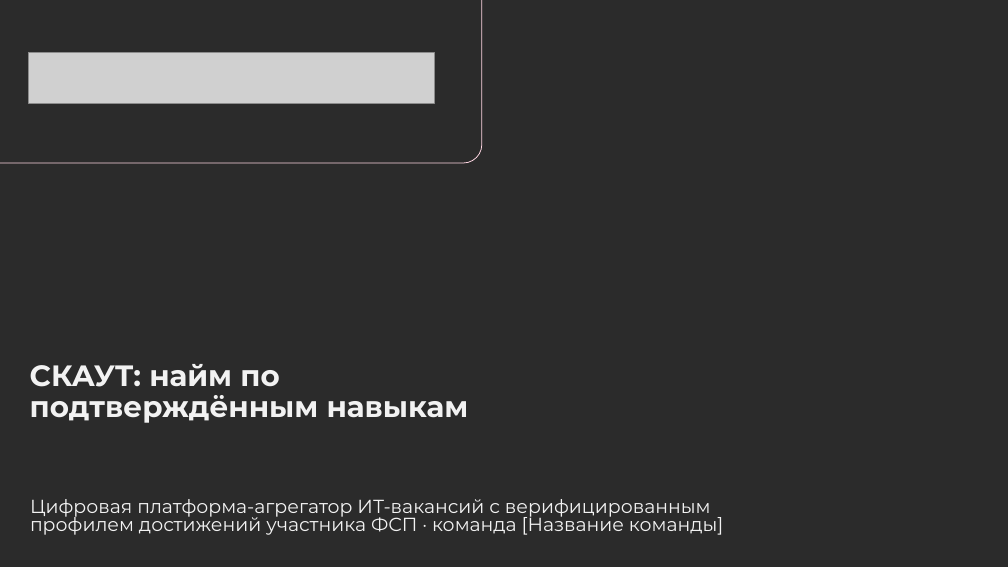
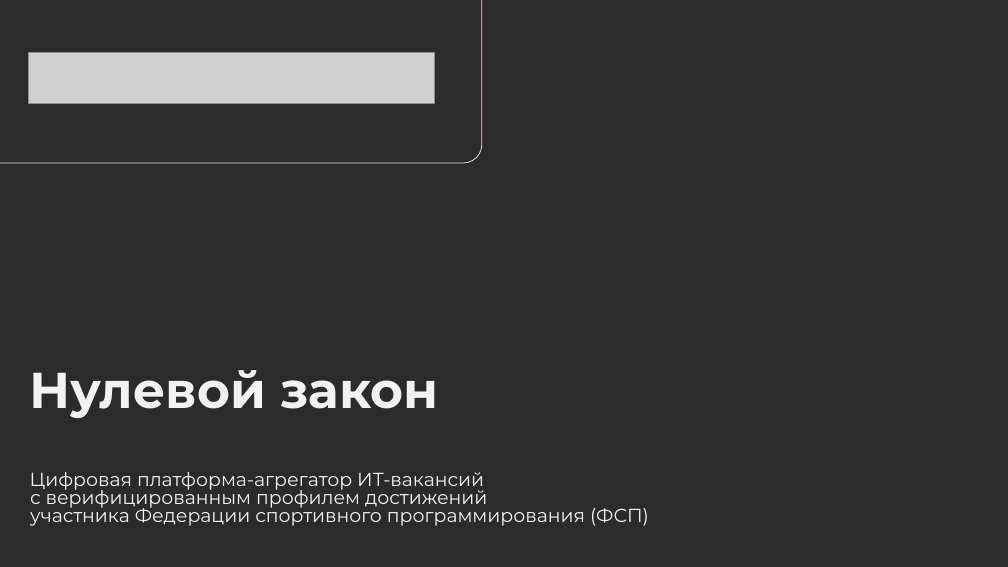
Before and after one commit to Egor2809/fsp-scout, a slide deck: slide 1 of docs/scout-presentation.pptx. Drawn at 1008x567 pixels with LibreOffice and Linux fonts; fonts in the diff are those of the drawing; grey boxes stand for pictures; background and template pictures are left out; a plain dark background stands for a picture behind light text. Boxes give left, top, right and bottom in pixels: in the first picture for what was removed or moved away, otherwise in the second. Text is boxed around its words. In the diff, an @@ line names an element or a change of style, - is before the commit and + after.

Commit message:
Презентация команды «Нулевой закон»: участники, история, ссылка на стенд; без телефонов

```diff
--- a/docs/scout-presentation.pptx
+++ b/docs/scout-presentation.pptx
@@ title at <box>30,370,438,418</box>: text changed; size 28 to 48 pt @@
-СКАУТ: найм по подтверждённым навыкам
+Нулевой закон
@@ text at <box>30,472,649,526</box>: text changed @@
-Цифровая платформа-агрегатор ИТ-вакансий с верифицированным профилем достижений участника ФСП · команда [Название команды]
+Цифровая платформа-агрегатор ИТ-вакансий
+с верифицированным профилем достижений
+участника Федерации спортивного программирования (ФСП)
```
Also in this commit, not shown: 3 other slides changed, 1 slide added, 1 slide removed.
